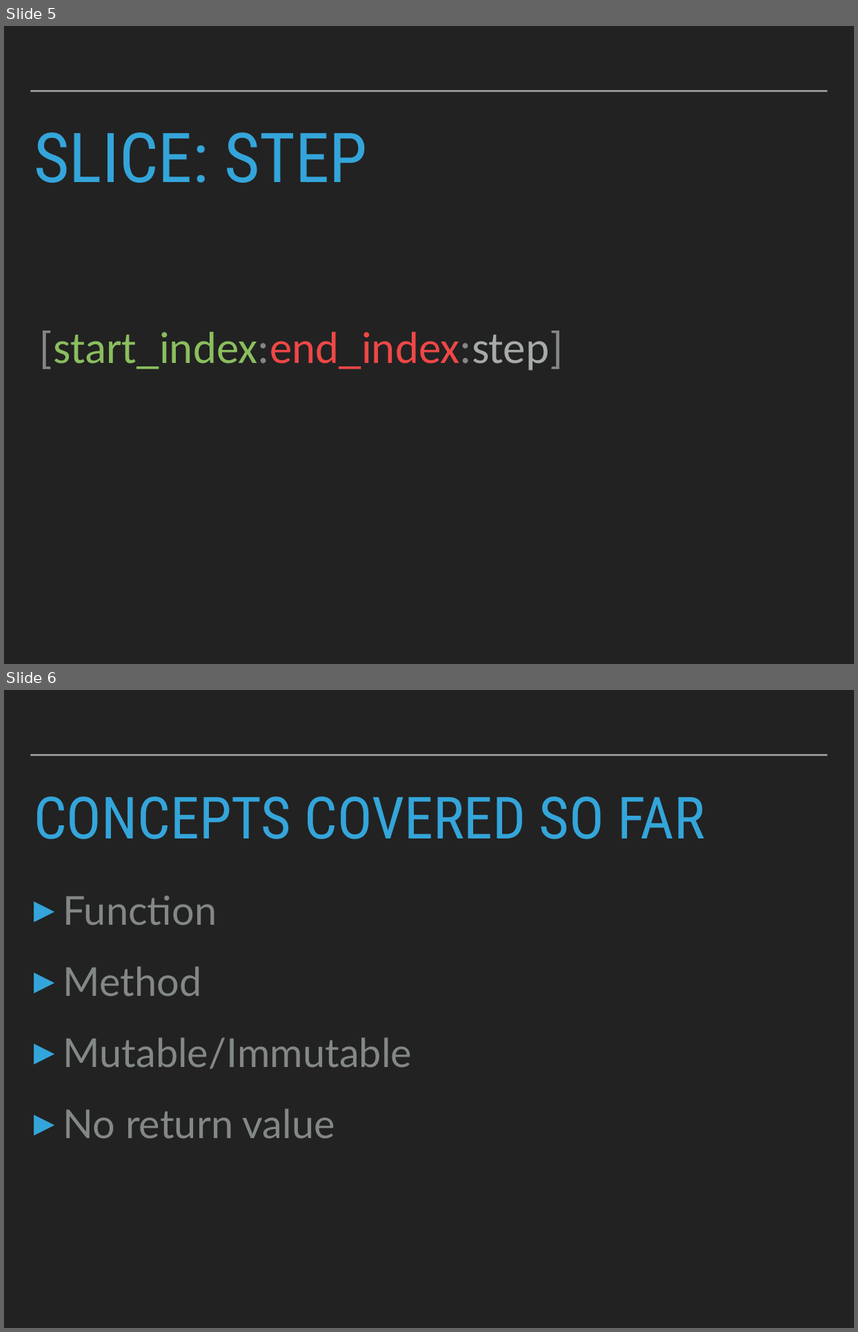
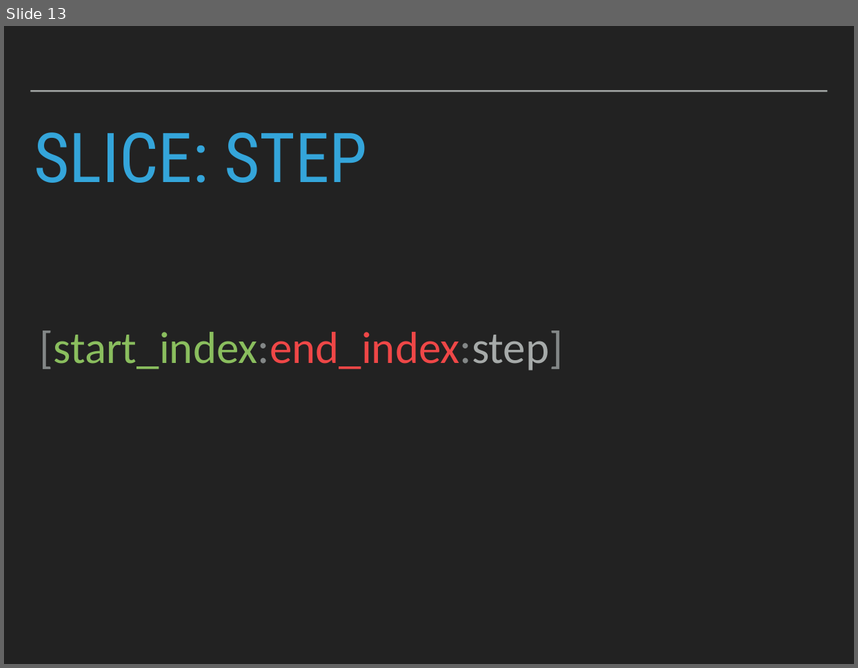
Before and after one commit to robcarrington/Week2_PythonForDataScience, a slide deck: Session3_Slides.pptx. Shown one above the other, each under a label of ours: slides 5 and 6 before the commit, slide 13 after it. The pictures are 858x1332 and 858x668 pixels, drawn with LibreOffice and Linux fonts; fonts in the diff are those of the drawing. Boxes give left, top, right and bottom in pixels: in the first picture for what was removed or moved away, otherwise in the second. Text is boxed around its words. In the diff, an @@ line names an element or a change of style, - is before the commit and + after.

```diff
--- a/Session3_Slides.pptx
+++ b/Session3_Slides.pptx
@@ slide 6 removed at box(4, 690, 854, 1328), background #222222; not listed: 1 template element that a slide beside it also shows @@
@@ title removed at box(34, 796, 705, 839) @@
-CONCEPTS COVERED SO FAR
@@ text removed at box(63, 896, 412, 1138) @@
-▸ Function
-▸ Method
-▸ Mutable/Immutable
-▸ No return value
@@ what was slide 5 is now slide 13 @@
```
Also in this commit, not shown: 5 slides changed, 15 slides added, 5 other slides removed, 3 other files.
